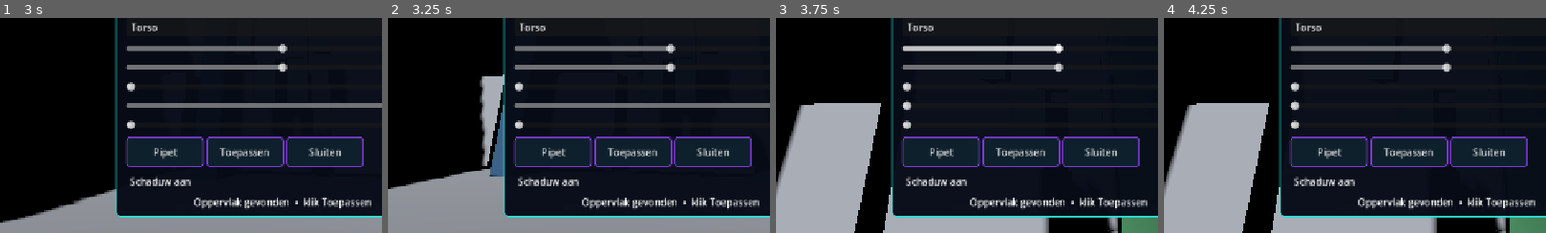
Above: before the commit, frames 1-4 (left to right).
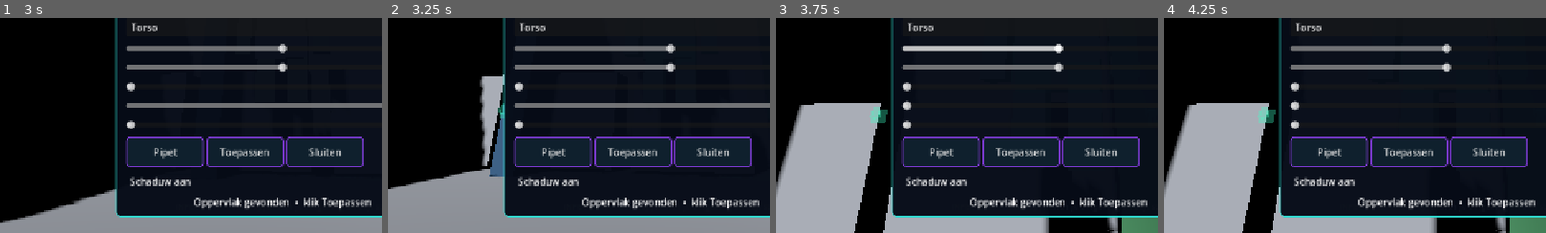
Above: after the commit, the same moments.

Repository: GamerWolfert/color-hide-arena-game
Game: Godot game, scene res://scenes/gameplay/TrainingArena.tscn
Two runs of this game, one before a commit and one after it. Both use one fixed random seed, a clock stepped at 60 frames per second and the inputs below. This scene is started directly instead of the project's main scene.
Inputs (mouse positions are % of the whole screen's width and height, from its top left):
- Up to frame 1 (3 s): tap Enter (zoom_out) at 0.5 s; move the mouse to (55, 50) at 0.52 s; press the mouse at (55, 50) at 0.53 s; hold W (move_forward) 0.53-1.25 s; tap Space (jump) at 0.77, 2, 2.27 s; tap F (paint_mode) at 0.8, 2.1 s; release the mouse at (55, 50) at 1.25 s; click "Sluiten" at 1.25 s; move the mouse to (45, 50) at 2.02 s; hold W (move_forward) 2.03-2.78 s; tap Keypad Enter (toggle_name_labels) at 2.3 s; move the mouse to (60, 28) at 2.77 s; hold D (move_right) from 2.78 s (still down); hold Keypad Enter (toggle_name_labels) from 2.78 s (still down)
- Up to frame 2 (3.25 s): keep holding D (move_right); keep holding Keypad Enter (toggle_name_labels); tap Insert (toggle_xray) at 3.05 s
- Up to frame 3 (3.75 s): release D (move_right) at 3.5 s; release Keypad Enter (toggle_name_labels) at 3.5 s; drag from (45, 70) to (20, 35) at 3.52 s
- Up to frame 4 (4.25 s): no input
The pictures show only the part of the screen within x 13-63%, y 50-100%; the shares and areas given below are measured in that part.

Frame 1 is identical in both runs. In frame 2, less than 0.1% of the frame differs, in the area x 28-31%, y 39-47%; in frame 3, 0.3%, in the area x 24-30%, y 41-49%; in frame 4, 0.3%.

Commit message:
Complete debug visuals and mobile input guard

Diff:
--- a/scripts/characters/seeker_bot.gd
+++ b/scripts/characters/seeker_bot.gd
@@ -28,6 +28,16 @@
 	if not patrol_points.is_empty():
 		global_position = patrol_points[0].global_position
 		navigation_agent.target_position = patrol_points[0].global_position
+
+func reset_for_round() -> void:
+	if patrol_points.is_empty():
+		return
+	target_index = 0
+	scan_timer = 0.0
+	velocity = Vector3.ZERO
+	global_position = patrol_points[0].global_position
+	if navigation_agent:
+		navigation_agent.target_position = global_position
 
 func _physics_process(delta: float) -> void:
 	_patrol(delta)
--- a/scripts/gameplay/round_manager.gd
+++ b/scripts/gameplay/round_manager.gd
@@ -29,6 +29,7 @@
 var state: RoundState = RoundState.WAITING
 var phase_name := "Waiting"
 var hiders: Array = []
+var seekers: Array = []
 var total_hiders := 0
 var remaining_hiders := 0
 var round_number := 0
@@ -46,6 +47,9 @@
 		if hider.has_signal("found") and not hider.found.is_connected(_on_hider_found):
 			hider.found.connect(_on_hider_found)
 	hider_count_changed.emit(remaining_hiders, total_hiders)
+
+func set_seekers(next_seekers: Array) -> void:
+	seekers = next_seekers
 
 func start_round() -> void:
 	if not is_inside_tree():
@@ -178,6 +182,9 @@
 				hider.visible = true
 				hider.set_collision_layer_value(1, true)
 				hider.set_collision_mask_value(1, true)
+	for seeker in seekers:
+		if is_instance_valid(seeker) and seeker.has_method("reset_for_round"):
+			seeker.reset_for_round()
 
 func _refresh_hider_count() -> void:
 	remaining_hiders = 0
--- a/scripts/gameplay/training_arena.gd
+++ b/scripts/gameplay/training_arena.gd
@@ -3,6 +3,7 @@
 const HiderBotScript := preload("res://scripts/characters/hider_bot.gd")
 const SeekerBotScript := preload("res://scripts/characters/seeker_bot.gd")
 const MobileControlsScript := preload("res://scripts/input/mobile_controls.gd")
+const DebugVisualsScript := preload("res://scripts/ui/debug_visuals.gd")
 
 @onready var player := $Player
 @onready var hud := $HUD
@@ -55,3 +56,8 @@
 	seeker.bot_found_hider.connect(func(target): round_manager.register_scan(true, target, 100.0))
 	seeker_bots.append(seeker)
 	round_manager.set_hiders(hider_bots)
+	round_manager.set_seekers(seeker_bots)
+	var debug_visuals := DebugVisualsScript.new()
+	debug_visuals.name = "DebugVisuals"
+	add_child(debug_visuals)
+	debug_visuals.setup([player] + hider_bots + seeker_bots)
--- a/scripts/input/input_service.gd
+++ b/scripts/input/input_service.gd
@@ -10,6 +10,7 @@
 
 var _touch_move := Vector2.ZERO
 var _touch_look := Vector2.ZERO
+var touch_input_blocked := false
 
 func _ready() -> void:
     _ensure_actions()
@@ -78,6 +79,11 @@
     _touch_move = Vector2.ZERO
     _touch_look = Vector2.ZERO
 
+func set_touch_input_blocked(blocked: bool) -> void:
+    touch_input_blocked = blocked
+    if blocked:
+        clear_touch_input()
+
 func reset_bindings() -> void:
     for action in DEFAULT_ACTIONS:
         if InputMap.has_action(action):
--- a/scripts/input/mobile_controls.gd
+++ b/scripts/input/mobile_controls.gd
@@ -11,6 +11,10 @@
     queue_redraw()
 
 func _gui_input(event: InputEvent) -> void:
+    var input_service := get_node_or_null("/root/InputService")
+    if input_service and input_service.touch_input_blocked:
+        input_service.clear_touch_input()
+        return
     if event is InputEventScreenTouch:
         if event.pressed:
             if event.position.x < size.x * 0.48 and _move_touch == -1:
--- /dev/null
+++ b/scripts/ui/debug_visuals.gd
@@ -0,0 +1,67 @@
+extends Node
+
+var actors: Array = []
+var name_labels_visible := false
+var xray_visible := false
+
+func _ready() -> void:
+	if not OS.is_debug_build():
+		set_process_unhandled_input(false)
+		return
+	var settings := get_node_or_null("/root/SettingsService")
+	if settings:
+		name_labels_visible = settings.debug_name_labels
+		xray_visible = settings.debug_xray_enabled
+
+func setup(next_actors: Array) -> void:
+	actors = next_actors
+	if not OS.is_debug_build():
+		return
+	_apply_name_labels()
+	_apply_xray()
+
+func _unhandled_input(event: InputEvent) -> void:
+	if not OS.is_debug_build():
+		return
+	if event.is_action_pressed("toggle_name_labels"):
+		name_labels_visible = not name_labels_visible
+		_apply_name_labels()
+	if event.is_action_pressed("toggle_xray"):
+		xray_visible = not xray_visible
+		_apply_xray()
+
+func _apply_name_labels() -> void:
+	for actor in actors:
+		if not is_instance_valid(actor):
+			continue
+		var label: Label3D = actor.get_node_or_null("DeveloperNameLabel")
+		if name_labels_visible and not label:
+			label = Label3D.new()
+			label.name = "DeveloperNameLabel"
+			label.position = Vector3(0, 2.25, 0)
+			label.billboard = BaseMaterial3D.BILLBOARD_ENABLED
+			label.font_size = 32
+			label.outline_size = 6
+			label.modulate = Color(0.75, 1.0, 0.92)
+			actor.add_child(label)
+		if label:
+			label.text = actor.name
+			label.visible = name_labels_visible
+
+func _apply_xray() -> void:
+	for actor in actors:
+		if not is_instance_valid(actor):
+			continue
+		for mesh in actor.find_children("*", "MeshInstance3D", true, false):
+			var instance := mesh as MeshInstance3D
+			if not instance:
+				continue
+			if xray_visible:
+				var overlay := StandardMaterial3D.new()
+				overlay.transparency = BaseMaterial3D.TRANSPARENCY_ALPHA
+				overlay.shading_mode = BaseMaterial3D.SHADING_MODE_UNSHADED
+				overlay.no_depth_test = true
+				overlay.albedo_color = Color(0.25, 1.0, 0.78, 0.34)
+				instance.material_overlay = overlay
+			else:
+				instance.material_overlay = null
--- a/scripts/ui/paint_mode_ui.gd
+++ b/scripts/ui/paint_mode_ui.gd
@@ -52,8 +52,11 @@
         Input.set_mouse_mode(Input.MOUSE_MODE_VISIBLE)
         var input_service := get_node_or_null("/root/InputService")
         if input_service:
-            input_service.clear_touch_input()
+            input_service.set_touch_input_blocked(true)
     else:
+        var input_service := get_node_or_null("/root/InputService")
+        if input_service:
+            input_service.set_touch_input_blocked(false)
         Input.set_mouse_mode(Input.MOUSE_MODE_CAPTURED)
 
 func close() -> void:
Not shown, added: scripts/ui/debug_visuals.gd.uid
